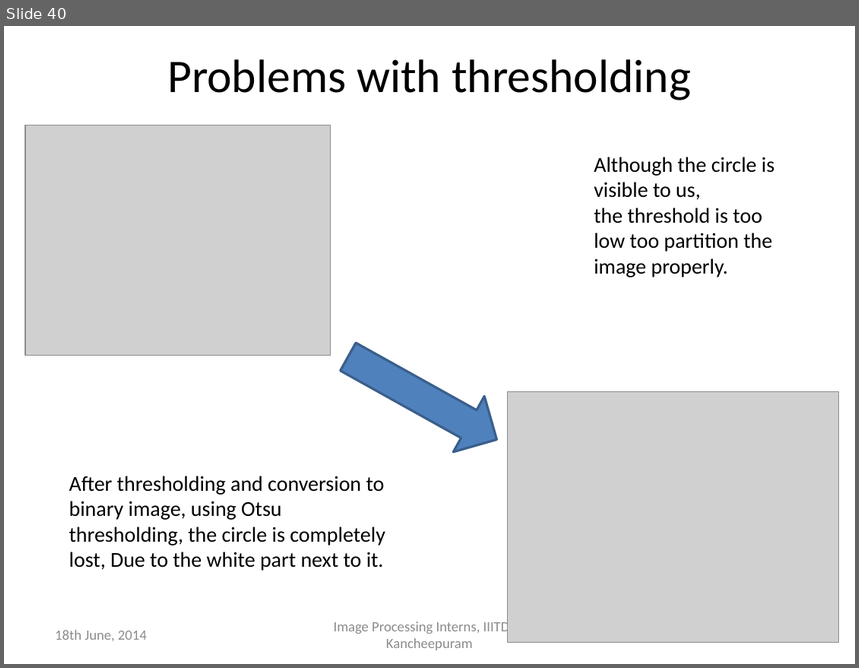
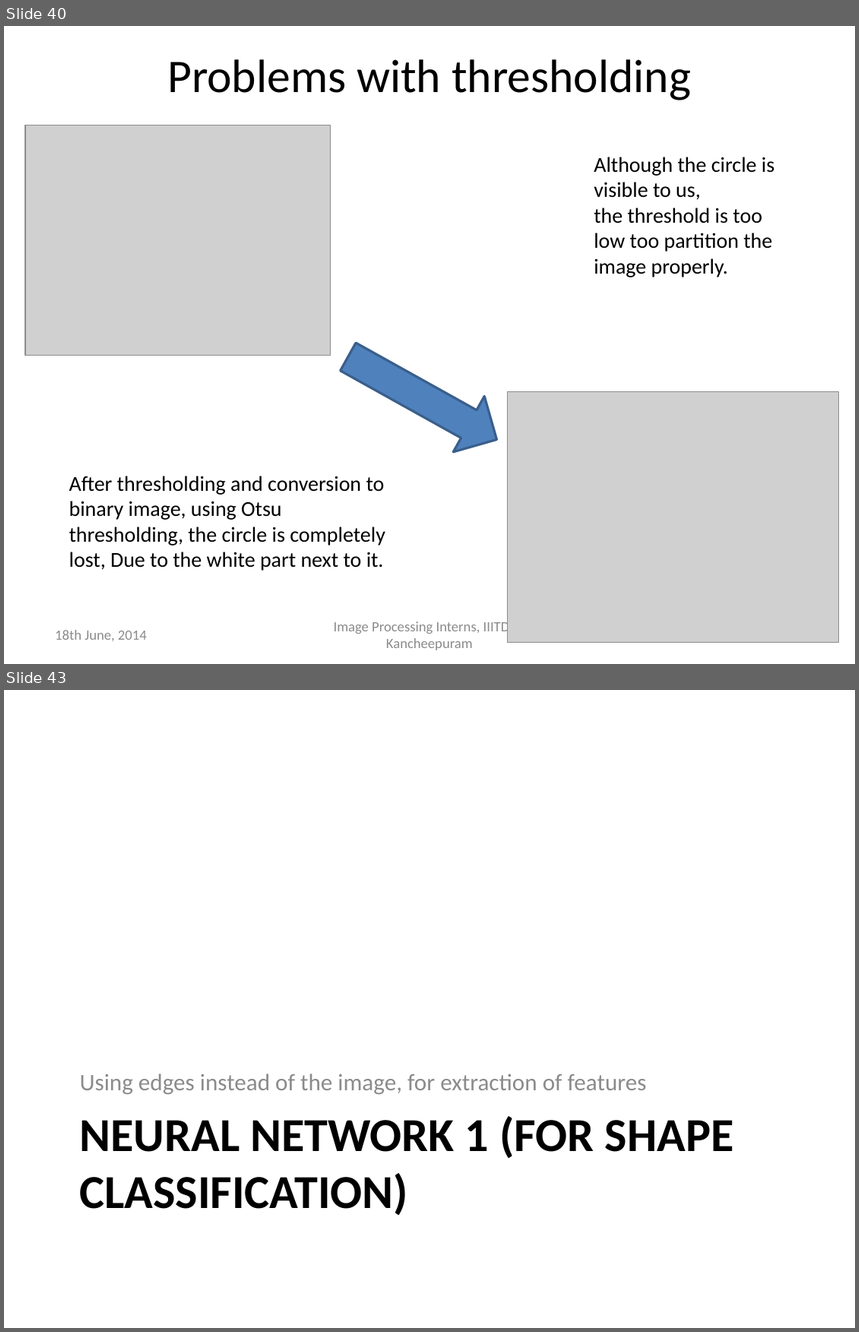
Before and after one commit to defuchocolate/traffic-sign-recog, a slide deck: Presentation1_Present.pptx. Shown one above the other, each under a label of ours: slide 40 before the commit, slides 40 and 43 after it; the slides between them are not shown. The pictures are 859x668 and 859x1332 pixels, drawn with LibreOffice and Linux fonts; fonts in the diff are those of the drawing; grey boxes stand for pictures. Boxes give left, top, right and bottom in pixels: in the first picture for what was removed or moved away, otherwise in the second. Text is boxed around its words. In the diff, an @@ line names an element or a change of style, - is before the commit and + after.

Commit message:
Added two mat files containing the samples for edge detection. Added another function create_net which will automate the process of creation, training and simulation of the neural network

```diff
--- a/Presentation1_Present.pptx
+++ b/Presentation1_Present.pptx
@@ slide 43 added at (4, 690, 855, 1328), background #FFFFFF @@
@@ text added at (80, 1074, 647, 1094), 20 pt, text #8C8C8C @@
+Using edges instead of the image, for extraction of features
@@ title added at (80, 1116, 734, 1216), 40 pt, text #000000, bold @@
+NEURAL NETWORK 1 (FOR SHAPE CLASSIFICATION)
```
Also in this commit, not shown: 11 other slides added, 8 other files.
